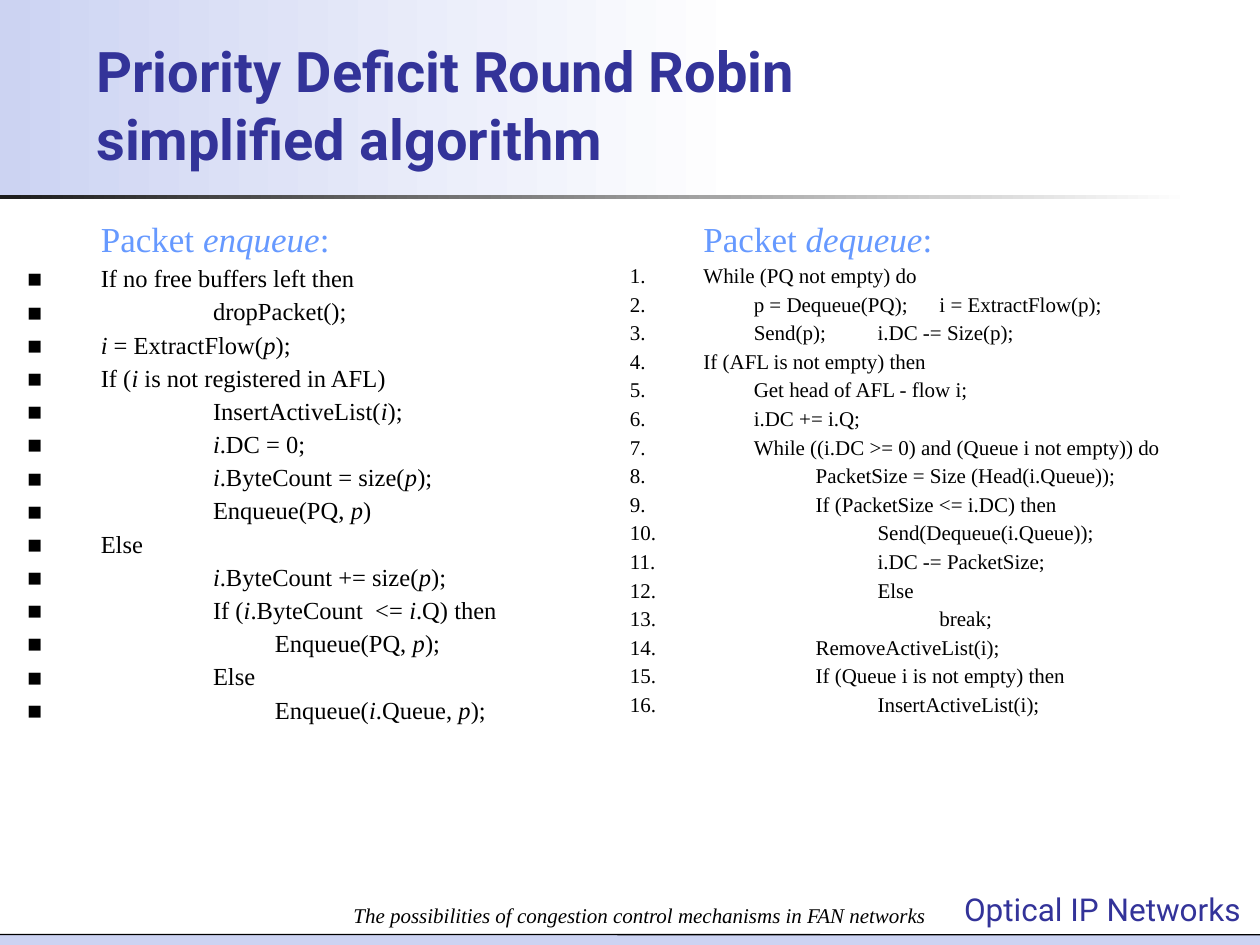
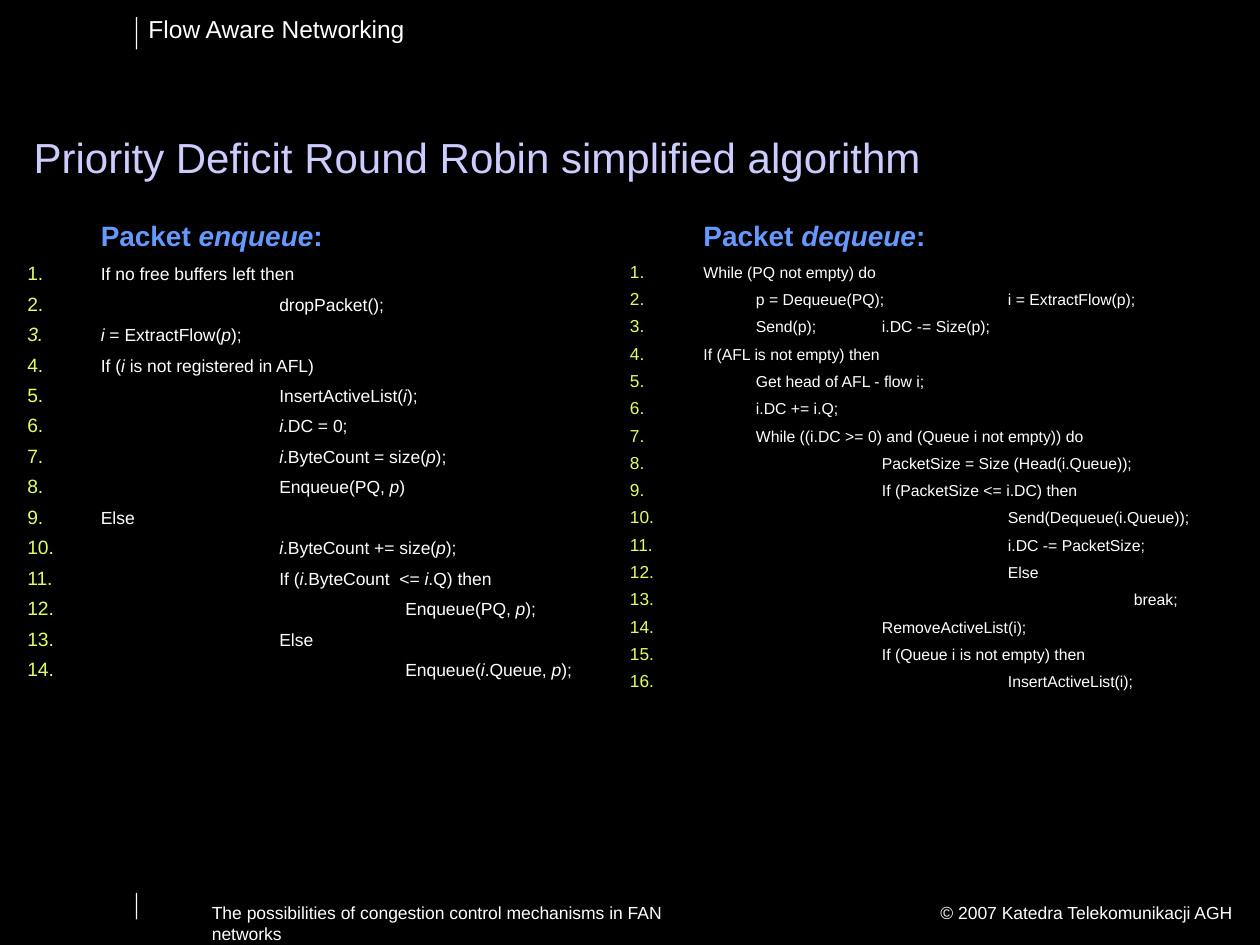
Before and after one commit to jpalider/fansimulator, a slide deck: slide 11 of seminarium/Optical IP Networks - FAN presentation_Dominik.ppt (slide 9 before the commit). Drawn at 1260x945 pixels with LibreOffice and Linux fonts; fonts in the diff are those of the drawing; background and template pictures are left out. Boxes give left, top, right and bottom in pixels: in the first picture for what was removed or moved away, otherwise in the second. Text is boxed around its words. In the diff, an @@ line names an element or a change of style, - is before the commit and + after.

```diff
--- a/seminarium/Optical IP Networks - FAN presentation_Dominik.ppt
+++ b/seminarium/Optical IP Networks - FAN presentation_Dominik.ppt
@@ background #FFFFFF to #000000 @@
@@ rectangle removed at (0, 0, 746, 199) @@
@@ line added from (136, 18) to (136, 49), #FFFFFF 0.74 pt @@
@@ text added at (148, 20, 405, 43), 14 pt, text #FFFFFF @@
+Flow Aware Networking
@@ title "Priority Deficit Round Robin simplified ...": place and size @@
-title "Priority Deficit Round Robin simplified ..." at (96, 49, 794, 172)
+title "Priority Deficit Round Robin simplified ..." at (34, 142, 921, 181)
@@ title "Priority Deficit Round Robin simplified ..." at (34, 142, 921, 181): size 32 to 24 pt, font Roboto to Arial, text colour #333399 to #CCCCFF, bold off; line spacing 1.01 to 0.9 @@
@@ rectangle removed at (0, 195, 1191, 200) @@
@@ table at (15, 214, 1223, 908) @@
@@ size 20 to 16 pt, bold on in "Packet enqueue:", "Packet dequeue:" @@
@@ font Times New Roman to Arial, text colour #000000 to #FFFFFF @@
@@ size 14 to 10 pt in "If no free buffers left then", "dropPacket();", "i = ExtractFlow(p);", "If (i is not registered in AFL)" and 10 more places @@
@@ size 12 to 9 pt in "While (PQ not empty) do", "p = Dequeue(PQ); i = ExtractFlow(p);", "Send(p); i.DC -= Size(p);", "If (AFL is not empty) then" and 12 more places @@
@@ more space between paragraphs @@
@@ bullet ■ to 1. @@
@@ bullet colour #000000 to #DFFF66 @@
@@ line added from (136, 893) to (136, 920), #FFFFFF 0.74 pt @@
@@ text "The possibilities of congestion control ...": place and size @@
-text "The possibilities of congestion control ..." at (353, 908, 925, 928)
+text "The possibilities of congestion control ..." at (212, 906, 662, 940)
@@ text "The possibilities of congestion control ..." at (212, 906, 662, 940): size 12 to 10 pt, font Times New Roman to Arial, text colour #000000 to #FFFFFF, italic off; alignment centre to left; vertical alignment bottom to top @@
@@ text removed at (964, 897, 1241, 928) @@
-Optical IP Networks
@@ text added at (958, 906, 1232, 923), 10 pt, text #FFFFFF @@
+© 2007 Katedra Telekomunikacji AGH
@@ rectangle removed at (0, 935, 1260, 945) @@
@@ line removed from (0, 935) to (1260, 935) @@
```
Also in this commit, not shown: 10 other slides changed, 6 slides added.
